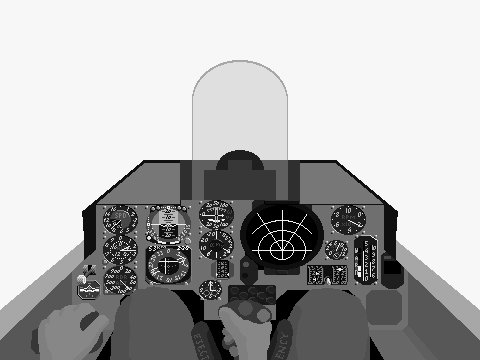
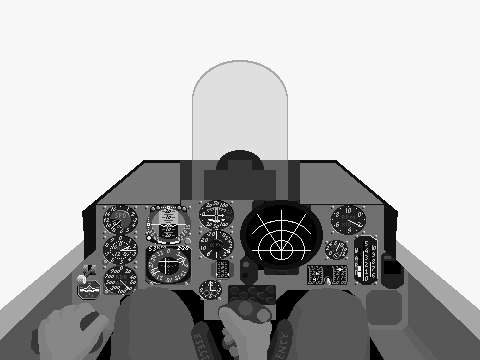
Comparing the layer stacks of the two 480×360 images. Changes:
painted on "MiG23_Bkgr" over [252,200,324,275]
painted on "MiG23_Frame" over [304,205,312,211]
hid "Frame" over [252,200,324,275]
